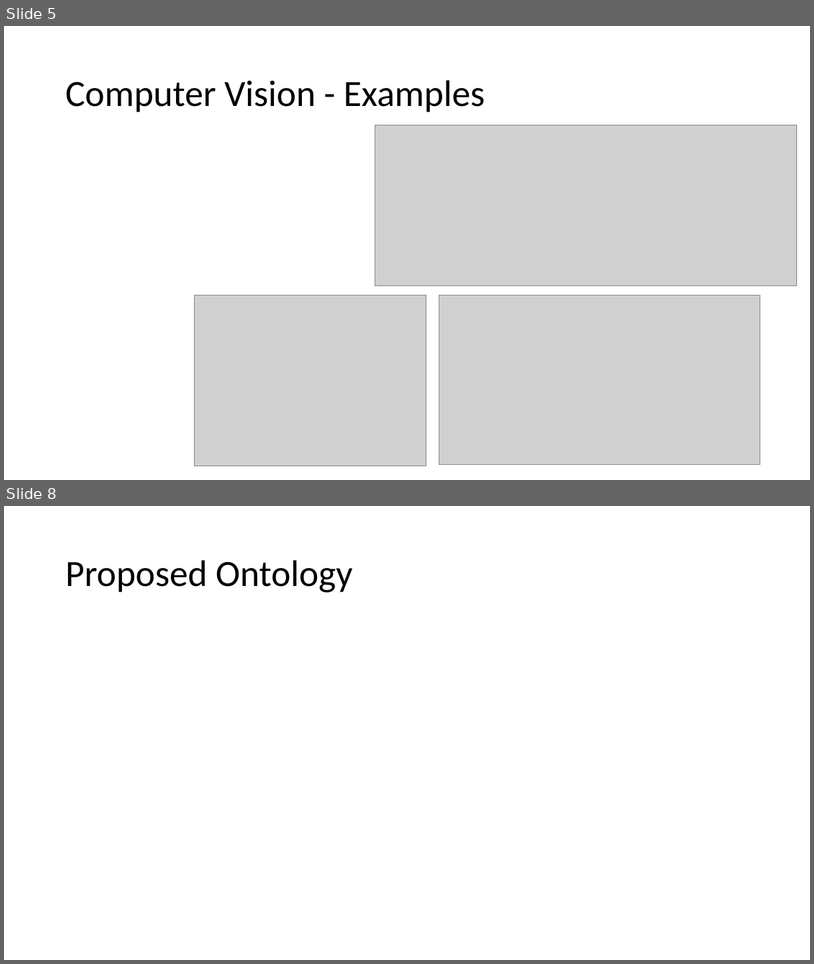
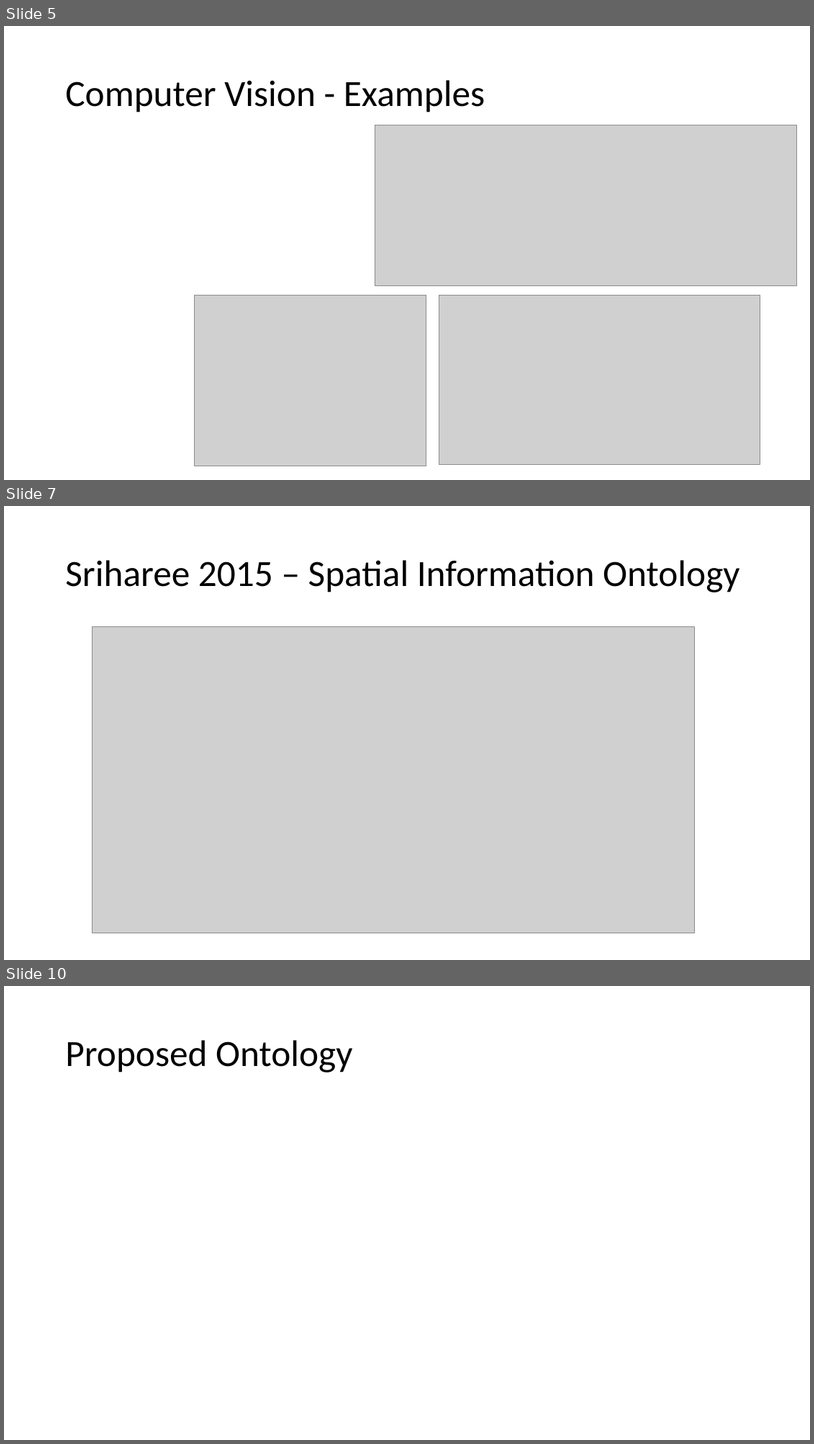
Before and after one commit to rodsnjr/vision_ontology, a slide deck: presentation.pptx. Shown one above the other, each under a label of ours: slides 5 and 8 before the commit, slides 5, 7 and 10 after it; the slides between them are not shown. The pictures are 814x964 and 814x1444 pixels, drawn with LibreOffice and Linux fonts; fonts in the diff are those of the drawing; grey boxes stand for pictures. Boxes give left, top, right and bottom in pixels: in the first picture for what was removed or moved away, otherwise in the second. Text is boxed around its words. In the diff, an @@ line names an element or a change of style, - is before the commit and + after.

```diff
--- a/presentation.pptx
+++ b/presentation.pptx
@@ slide 7 added at bbox=[4, 506, 810, 960], background #FFFFFF @@
@@ title added at bbox=[65, 560, 740, 592], 44 pt, text #000000 @@
+Sriharee 2015 – Spatial Information Ontology
@@ picture added at bbox=[92, 627, 695, 933] @@
@@ what was slide 8 is now slide 10 @@
```
Also in this commit, not shown: 3 slides changed, 5 other slides added, 2 slides removed, 2 other files.
